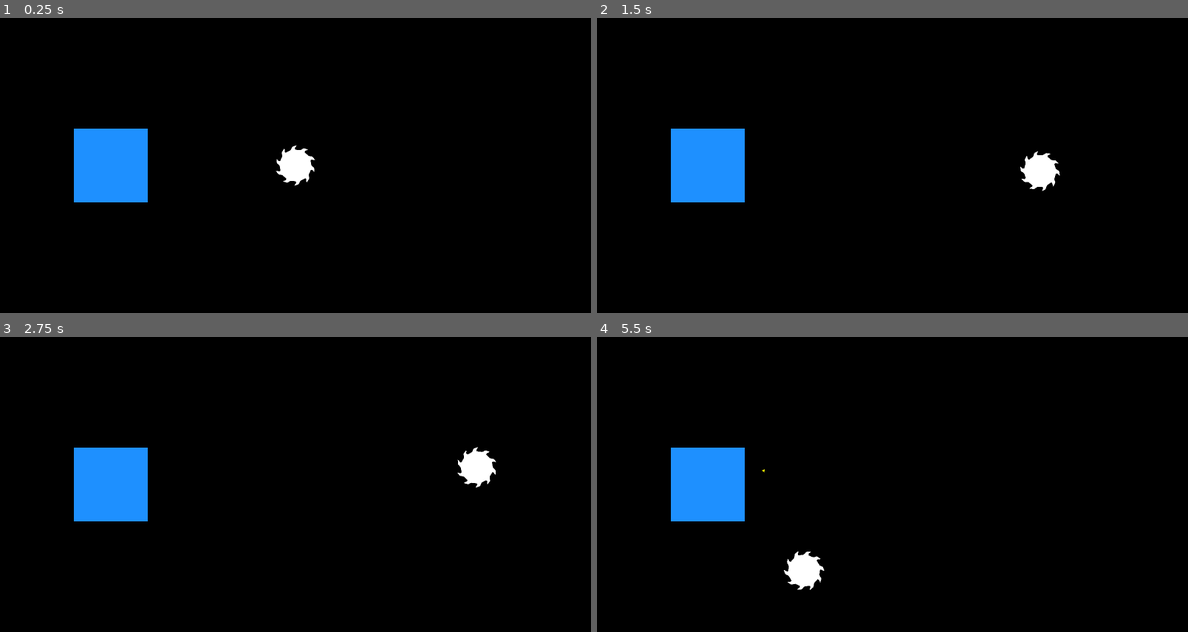
Above: before the commit, frames 1-4 (two rows, left to right).
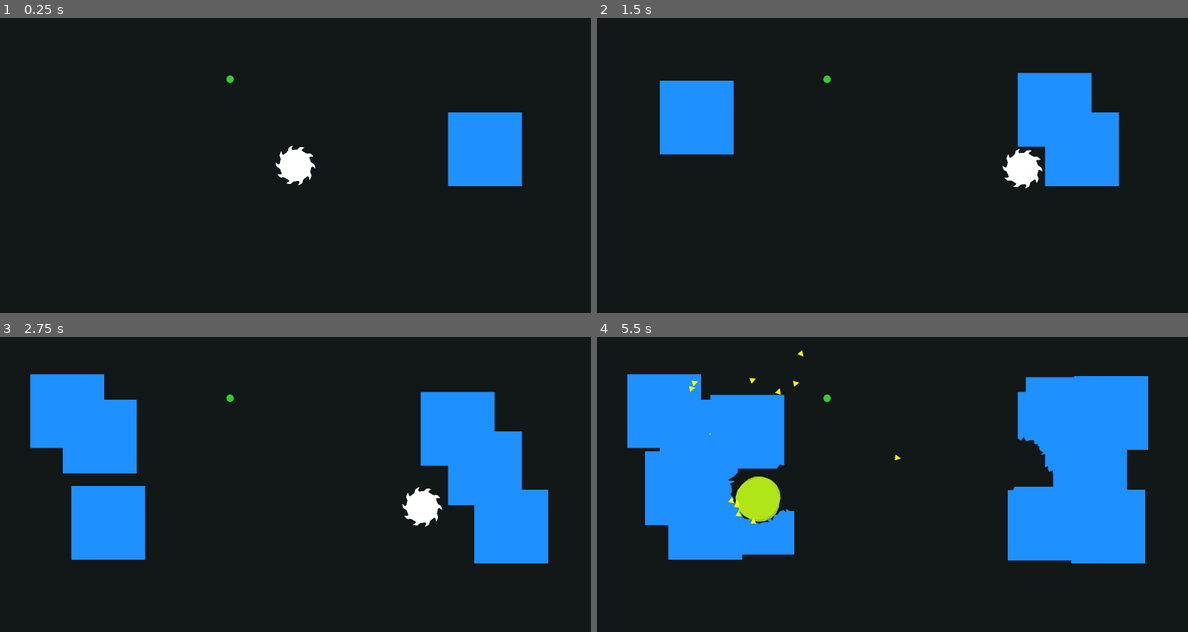
Above: after the commit, the same moments.

Repository: kelliedlynch/SpinGame
Game: Godot game, scene res://Playground/ArenaPlayground.tscn
Two runs of this game, one before a commit and one after it. Both use one fixed random seed, a clock stepped at 60 frames per second and the inputs below.
Inputs:
- Up to frame 1 (0.25 s): no input
- Up to frame 2 (1.5 s): tap Enter (ui_accept) at 0.5, 1.35 s; hold Right (ui_right) 0.53-1.28 s; hold Enter (ui_accept) 0.53-1.28 s; hold Down (ui_down) from 1.28 s (still down)
- Up to frame 3 (2.75 s): tap Enter (ui_accept) at 1.52, 1.82 s; release Down (ui_down) at 2.03 s; hold Right (ui_right) from 2.03 s (still down); hold Enter (ui_accept) from 2.03 s (still down)
- Up to frame 4 (5.5 s): release Right (ui_right) at 2.78 s; release Enter (ui_accept) at 2.78 s; hold Up (ui_up) 2.78-3.53 s; tap Enter (ui_accept) at 2.85, 3.02, 3.32, 4.35, 4.52, 4.82 s; hold Enter (ui_accept) 3.53-4.28 s; hold Left (ui_left) 3.53-5.03 s; hold Down (ui_down) from 5.03 s (still down); hold Enter (ui_accept) from 5.03 s (still down)

The runs differ from the first frame. In frame 1, 6.5% of the frame differs, in the area x 12-89%, y 19-63%; in frame 2, 10%; in frame 3, 15%; in frame 4, 25%, in the area x 5-94%, y 4-86%.

Commit message:
Began work on powerups. Physics are a little screwy again. Need to work out timing + destructor length

Diff:
--- a/Component/AnimatableHitbox.gd
+++ /dev/null
@@ -1,14 +0,0 @@
-extends AnimatableBody2D
-
-
-# Called when the node enters the scene tree for the first time.
-func _ready() -> void:
-	#collision_layer = 2
-	pass
-
-#func _on_destructor_entered_area(node):
-	#add_collision_exception_with(node.get_parent())
-	#pass
-#
-#func _on_destructor_exited_area(node):
-	#pass
--- a/Component/Destructor/Destructor.gd
+++ b/Component/Destructor/Destructor.gd
@@ -25,9 +25,10 @@
 var max_spin_speed = 10
 var min_spin_speed = 1
 var spin_speed = 3
-var spin_accel = .7
+var spin_accel = 1.7
 
-var ENLARGE_CUT = .01
+# extra margin added to destructor shape to prevent it getting stuck
+var EXPAND_CAPSULE = .03
 
 func _ready() -> void:
 	monitorable = true
@@ -56,48 +57,75 @@
 		#remove_child(next_frame)
 		next_frame.queue_free()
 
-func _on_destroyed_material(d: Destructor, mat: DestructibleEntity):
-	await get_tree().physics_frame
-	var pre_velocity = parent.linear_velocity
-	parent.linear_velocity -= parent.linear_velocity * Vector2(mat.material_resistance, mat.material_resistance)
-	var velocity = parent.linear_velocity
-	parent.get_parent().spin_speed -= mat.material_resistance
+#func _on_destroyed_material(d: Destructor, mat: DestructibleEntity):
+	#await get_tree().physics_frame
+	#var pre_velocity = parent.linear_velocity
+	#parent.linear_velocity -= parent.linear_velocity * Vector2(mat.material_resistance, mat.material_resistance)
+	#var velocity = parent.linear_velocity
+	#parent.get_parent().spin_speed -= mat.material_resistance
+func get_next_frame_destructor(vel: Vector2, delta: float) -> Array[PackedVector2Array]:
+	var next: Array[PackedVector2Array] = []
+	for child in get_children():
+		if child is CollisionPolygon2D and next_for.has(child):
+			var speed = vel.length()
+			var travel_angle = vel.angle()
+			var poly_size = PolygonMath.size_of_polygon(child.polygon)
+			var length = (poly_size.x + speed * delta) * (1 + EXPAND_CAPSULE)
+			var radius = poly_size.x / 2 * (1 + EXPAND_CAPSULE / 2)
+			var capsule = PolygonMath.generate_capsule_shape(length, radius)
+			var rotated = PolygonMath.rotate_polygon(capsule, rad_to_deg(travel_angle))
+			var translated = PackedVector2Array()
+			var offset = Vector2.from_angle(travel_angle) * (speed * delta + length / 2 - radius)
+			for pt in rotated:
+				translated.append(pt + offset)
+			next.append(translated)
+			var vis = Polygon2D.new()
+			vis.polygon = translated
+			vis.color = Color(.7, .9, .1, .4)
+			parent.visible_area.add_child(vis)
+	return next
+
 
 func _physics_process(delta: float) -> void:
 	spin_speed += spin_accel * delta
 	spin_speed = clamp(spin_speed, min_spin_speed, max_spin_speed)
-	var velocity = parent.linear_velocity
-	var speed = velocity.length()
-	for current_frame in next_for:
-		var poly_size = PolygonMath.size_of_polygon(current_frame.polygon)
-		var length = poly_size.x + speed * delta
-		var applied_speed = speed + parent.input_vector.length()
-		if applied_speed > 1:
+	#var velocity = parent.linear_velocity
+	#var speed = velocity.length()
+	#for current_frame in next_for:
+		#var travel_angle = velocity.angle()
+		#var poly_size = PolygonMath.size_of_polygon(current_frame.polygon)
+		#var length = poly_size.x + 8
+		#if speed > 1000:
+			#pass
+		##var applied_speed = speed + parent.input_vector.length()
+		##if applied_speed > 1:
+			##length += min(3, 10/applied_speed) * speed * delta
+		#var capsule = PolygonMath.generate_capsule_shape(length, poly_size.x / 2 + 1)
+		#var rotated = PolygonMath.rotate_polygon(capsule, rad_to_deg(travel_angle))
+		#var translated = PackedVector2Array()
+		#var offset = (Vector2.from_angle(travel_angle) * speed).limit_length(length - poly_size.x)
+		#for pt in rotated:
+			#translated.append(pt + offset)
+		#next_for[current_frame].polygon = translated
+		#next_for[current_frame].position = current_frame.position
 
-			length += min(5, 100/speed) * applied_speed * delta
-		var capsule = PolygonMath.generate_capsule_shape(length * (1 + ENLARGE_CUT), poly_size.x / 2 * (1 + ENLARGE_CUT / 2))
-		var rotated = PolygonMath.rotate_polygon(capsule, rad_to_deg(velocity.angle()))
-		var translated = PackedVector2Array()
-		var offset = velocity * delta
-		for pt in rotated:
-			translated.append(pt + offset)
-		next_for[current_frame].polygon = translated
-		next_for[current_frame].position = current_frame.position
-
-func _translate_to_destructible_space(entity:DestructibleEntity) -> Array[PackedVector2Array]:
+func _translate_to_destructible_space(entity:DestructibleEntity, polys: Array[PackedVector2Array] = []) -> Array[PackedVector2Array]:
+	if polys.is_empty():
+		for poly in get_children():
+			if !(poly is CollisionPolygon2D) or next_for.has(poly): continue
+			#if !(poly is CollisionPolygon2D): continue
+			polys.append(poly.polygon)
 	var translated: Array[PackedVector2Array] = []
-	for poly in get_children():
-		if !(poly is CollisionPolygon2D) or next_for.has(poly): continue
-		#if !(poly is CollisionPolygon2D): continue
+	for poly in polys:
 		var new_poly: PackedVector2Array = []
-		for pt in poly.polygon:
-			new_poly.append(entity.destructible_area.to_local((poly.to_global(pt))))
+		for pt in poly:
+			new_poly.append(entity.destructible_area.to_local((to_global(pt))))
 		translated.append(new_poly)
 	return translated
 
-func apply_destructor_to_destructible(entity: DestructibleEntity) -> Array[PackedVector2Array]:
+func apply_destructor_to_destructible(entity: DestructibleEntity, polys: Array[PackedVector2Array] = []) -> Array[PackedVector2Array]:
 	#print(cutting_power())
-	var translated = _translate_to_destructible_space(entity)
+	var translated = _translate_to_destructible_space(entity, polys)
 	# TODO: look at physicsserver2d shapes for this instead. currently just expanding hitbox to ensure
 	#       player doesn't get trapped
 	var offset: Array[PackedVector2Array] = []
--- a/Component/VisibleArea.gd
+++ b/Component/VisibleArea.gd
@@ -1,7 +1,2 @@
 extends Node2D
 class_name VisibleArea
-
-static func create_new(poly: Array[PackedVector2Array]) -> VisibleArea:
-	var n = VisibleArea.new()
-	n.polygons = poly
-	return n
--- a/Entity/DestructibleEntity.gd
+++ b/Entity/DestructibleEntity.gd
@@ -9,20 +9,20 @@
 
 # TODO: these should probably not be an absolute size; should probably calculate based on rendered size
 #		because polygons can be any size and are scaled when rendered
-var material_chunk_size = Vector2(8, 8)
+var material_chunk_size = Vector2(16, 16)
 # multiplier based on screen size; min length of side when simplifying polygon
 var SIMPLIFY_THRESHOLD = .005
 # multiplier based on screen size; chunks smaller than this will just vanish
 var PRUNE_THRESHOLD = .005
 # chunks smaller than this will break off and decay
-var DECAY_THRESHOLD = .02
+var DECAY_THRESHOLD = .025
 
 # this is the maximum number of chunks that can break off when a destructor hits
 var material_chunk_quantity = 20
 
 const CUT_INERTIA = .1
 var material_hardness = 8
-var material_resistance = .05
+var material_resistance = .1
 var material_max_cut_speed = 300
 var material_linear_damp = 20
 
@@ -34,21 +34,11 @@
 signal destructor_destroyed_material
 
 func _init():
-	#super._init()
 	color = Color.DODGER_BLUE
-	#polygons_updated.connect(_on_polygons_updated)
 
 func _ready() -> void:
 	was_destroyed.connect(_on_was_destroyed)
-	#destructible_area.destructor_entered_watch_area.connect(_on_destructor_entered_watch_area)
-	destructible_area.destructor_entered_destructible_area.connect(_on_destructor_entered_destructible_area)
-	destructible_area.destructor_exited_destructible_area.connect(_on_destructor_exited_destructible_area)
-	destructible_area.destructor_exited_watch_area.connect(_on_destructor_exited_watch_area)
 	super._ready()
-
-func _on_body_entered_test(node):
-	print("body entered destructible area")
-
 
 func _on_was_destroyed():
 	queue_free()
@@ -99,15 +89,17 @@
 	frag.polygon = poly
 	add_sibling(frag)
 
-
 func _is_decayable(poly: PackedVector2Array) -> bool:
+	# TODO: this should happen after a cut ends, instead of immediately
 	var size = PolygonMath.size_of_polygon(poly)
 	var screen = get_viewport_rect().size
 	var decay_size = max(screen.x, screen.y) * DECAY_THRESHOLD
 	if size.x < decay_size and size.y < decay_size:
 		return true
-	if size.x < decay_size * 1.5 or size.y < decay_size * 1.5:
-		var area = PolygonMath.area_of_polygon(poly)
+	var area = PolygonMath.area_of_polygon(poly)
+	if area < pow(decay_size, 1.5):
+		return true
+	if size.x < decay_size * 2 or size.y < decay_size * 2:
 		return area < pow(decay_size, 2)
 	return false
 
@@ -147,60 +139,3 @@
 		#print(Vector2.from_angle(offset))
 		frag.velocity = out_vec * speed
 		add_sibling(frag)
-
-
-func _on_destructor_entered_destructible_area(node):
-	if !(node is Destructor): return
-	#node.cut_state = node.CutState.CUTTING
-	#node.target = self
-	#print("destructor entered destructible area")
-	#if node.cut_state == node.CutState.READY and node.last_cut_state != node.CutState.CUTTING:
-		#destructor_destroyed_material.connect(node._on_destroyed_material)
-		#active_destructors[node] = node
-		#node.cut_state = node.CutState.CUTTING
-	pass
-
-func _on_destructor_entered_watch_area(node):
-
-	pass
-
-func _on_destructor_exited_watch_area(node):
-	#hitbox.remove_collision_exception_with(node.get_parent())
-	#print("destructor exited watch area")
-	#active_destructors.erase(node)
-	pass
-
-func _on_destructor_exited_destructible_area(node):
-	if !(node is Destructor): return
-	#node.cut_state = node.CutState.NOT_READY
-	#node.target = null
-	#print("destructor exited destructible area")
-	#if destructor_destroyed_material.is_connected(node._on_destroyed_material):
-		#destructor_destroyed_material.disconnect(node._on_destroyed_material)
-	#active_destructors.erase(node)
-	#if node.cut_state == node.CutState.CUTTING:
-		#node.cut_state = node.CutState.NOT_READY
-
-
-
-
-#func _physics_process(_delta: float) -> void:
-	##print(hitbox.sleeping)
-	#for destructor in active_destructors:
-		##print("player velocity ", destructor.get_parent().linear_velocity)
-		#if destructor.cut_state == destructor.CutState.CUTTING:
-			#apply_destructor(destructor)
-		#elif destructor.last_cut_state == destructor.CutState.CUTTING:
-			#if destructor_destroyed_material.is_connected(destructor._on_destroyed_material):
-				#destructor_destroyed_material.disconnect(destructor._on_destroyed_material)
-			#active_destructors.erase(destructor)
-		#print(active_destructors.size())
-		#if destructor.get_parent().get_parent().cutting_power() < material_hardness:
-			##print("in ", node.get_parent().get_parent().cutting_power())
-			#hitbox.remove_collision_exception_with(destructor.get_parent())
-			#active_destructors.erase(destructor)
-		#hitbox.remove_collision_exception_with(destructor.get_parent())
-
-	#for ex in collision_exceptions:
-		#hitbox.add_collision_exception_with(ex)
-	#collision_exceptions.clear()
--- /dev/null
+++ b/Entity/Powerup.gd
@@ -0,0 +1,66 @@
+extends SGEntityBase
+class_name Powerup
+
+@onready var hitbox: Area2D = $Hitbox
+@onready var visible_area: VisibleArea = $VisibleArea
+
+var target: Player
+
+var duration = 0
+var ticking_down = false
+
+var lifespan = -1
+var in_world = false
+
+var prev_speed = 0
+
+var call_on_collect: Callable = Callable(self, "_on_collect")
+var call_on_process: Callable = Callable(self, "_on_process")
+
+func _ready():
+	hitbox.monitoring = true
+	hitbox.monitorable = true
+	hitbox.collision_layer = 2
+	hitbox.collision_mask = 5
+	hitbox.body_entered.connect(_on_body_entered)
+	hitbox.area_entered.connect(_on_body_entered)
+	in_world = true
+	duration = 3
+	update_all_polygons([PolygonMath.generate_circle_polygon(10)])
+	for child in visible_area.get_children():
+		if child is Polygon2D:
+			child.color = Color.LIME_GREEN
+
+func _on_body_entered(node):
+	if node is PlayerHitbox:
+		target = node.get_parent()
+		_collect(node)
+		pass
+
+func _collect(node):
+	call_on_collect.call()
+	for child in get_children():
+		child.queue_free()
+
+func _on_collect():
+	prev_speed = target.destructor.spin_speed
+	target.destructor.spin_speed += 10
+	target.destructor.max_spin_speed += 2
+	target.destructor.spin_accel += 2
+	ticking_down = true
+
+func _on_process(delta):
+	if ticking_down == true:
+		duration -= delta
+		if duration <= 0:
+			ticking_down = false
+			_on_expire()
+
+func _on_expire():
+	target.destructor.spin_speed = prev_speed
+	target.destructor.max_spin_speed -= 2
+	target.destructor.spin_accel -= 2
+	queue_free()
+
+func _process(delta: float) -> void:
+	call_on_process.call(delta)
--- /dev/null
+++ b/Entity/Powerup.tscn
@@ -0,0 +1,12 @@
+[gd_scene load_steps=3 format=3 uid="uid://c4j8kv143vmos"]
+
+[ext_resource type="Script" path="res://Entity/Powerup.gd" id="1_6fho4"]
+[ext_resource type="Script" path="res://Component/VisibleArea.gd" id="3_4uyub"]
+
+[node name="Powerup" type="Node2D"]
+script = ExtResource("1_6fho4")
+
+[node name="Hitbox" type="Area2D" parent="."]
+
+[node name="VisibleArea" type="Node2D" parent="."]
+script = ExtResource("3_4uyub")
--- a/Entity/SGEntityBase.gd
+++ b/Entity/SGEntityBase.gd
@@ -50,9 +50,6 @@
 func _make_new_shape(poly, child_type, component):
 	var n = ClassDB.instantiate(child_type)
 	n.polygon = poly
-	if Geometry2D.is_polygon_clockwise(poly) == true:
-		var a = Geometry2D.is_polygon_clockwise(n.polygon)
-		pass
 	if child_type == "Polygon2D":
 		n.color = color
 		#n.scale = entity_scale
--- a/Player/Player.gd
+++ b/Player/Player.gd
@@ -18,7 +18,7 @@
 
 	super._ready()
 
-func _process(delta: float) -> void:
-
-	var r = destructor.spin_speed * delta / 4
-	visible_area.rotate(r)
+#func _process(delta: float) -> void:
+#
+	#var r = pow(destructor.spin_speed, 2) * delta / 10
+	#visible_area.rotate(r)
--- a/Player/PlayerHitbox.gd
+++ b/Player/PlayerHitbox.gd
@@ -11,14 +11,13 @@
 
 @onready var parent: Player = get_parent()
 @onready var destructor: Destructor = $Destructor
+@onready var visible_area: VisibleArea = $VisibleArea
 
 func _ready() -> void:
 	contact_monitor = true
-	max_contacts_reported = 3
-	#body_entered.connect(_on_body_entered)
+	max_contacts_reported = 5
 	body_exited.connect(_on_body_exited)
 	lock_rotation = true
-
 #
 func _on_body_exited(node):
 	if node is AnimatableBody2D:
@@ -29,7 +28,7 @@
 	input_vector = Vector2.ZERO
 	state.linear_velocity = state.linear_velocity.limit_length(max_speed)
 
-	var test = move_and_collide(state.linear_velocity * state.step, true, .08, false)
+	var test = move_and_collide(state.linear_velocity * state.step, true, .08, true)
 	###print(state.transform)
 	if test != null and test.get_collider() is DestructibleHitbox:
 		#print("before ", state.linear_velocity)
@@ -47,30 +46,37 @@
 
 		if destructor.cut_state == destructor.CutState.CUTTING:
 			if destructor.cutting_power() >= destructible.material_hardness - destructible.CUT_INERTIA:
+				print(begin_cut_velocity.length())
 				var travel = test.get_travel()
 				var dist = travel.length()
-				var safe_dist = max(abs(dist) - destructible.material_max_cut_speed * state.step - 1, 0)
+				#var safe_dist = max(abs(dist) - destructible.material_max_cut_speed * state.step - 1, 0)
 
 				var angle = travel.angle()
 				var vec = Vector2.from_angle(angle)
-				var safe_vec = safe_dist * vec
-				move_and_collide(safe_vec, false, .08, false)
-				var destructed = destructor.apply_destructor_to_destructible(destructible)
+				#var safe_vec = safe_dist * vec
+				move_and_collide(travel.limit_length(dist - 1), false, .08, false)
+				begin_cut_velocity = begin_cut_velocity.limit_length(begin_cut_velocity.length() - destructible.material_linear_damp)
+				var material_limited_velocity = state.linear_velocity.limit_length(destructible.material_max_cut_speed)
+				var next_frame_shape = destructor.get_next_frame_destructor(material_limited_velocity, state.step)
+				var destructed = destructor.apply_destructor_to_destructible(destructible, next_frame_shape)
 				destructible.update_destructed(destructed)
 
-				begin_cut_velocity = begin_cut_velocity.limit_length(begin_cut_velocity.length() - destructible.material_linear_damp)
-				var material_limited_velocity = state.linear_velocity.limit_length(destructible.material_max_cut_speed)
+
 				state.linear_velocity = material_limited_velocity if material_limited_velocity.length() < begin_cut_velocity.length() else begin_cut_velocity
 				state.linear_velocity = state.linear_velocity.limit_length(max_speed)
 				state.integrate_forces()
+				return
 			else:
 				#move_and_collide(state.linear_velocity * state.step)
 				destructor.cut_state = destructor.CutState.READY
-				state.linear_velocity = begin_cut_velocity
+				var exit_speed = max(destructor.target.material_max_cut_speed, begin_cut_velocity.length())
+				state.linear_velocity = Vector2.from_angle(state.linear_velocity.angle()) * exit_speed
 				begin_cut_velocity = Vector2.ZERO
 				custom_integrator = false
-	else:
+	elif test == null and destructor.cut_state == destructor.CutState.CUTTING:
 		destructor.cut_state = destructor.CutState.READY
+		var exit_speed = max(destructor.target.material_max_cut_speed, begin_cut_velocity.length())
+		state.linear_velocity = Vector2.from_angle(state.linear_velocity.angle()) * exit_speed
 		begin_cut_velocity = Vector2.ZERO
 		custom_integrator = false
 
--- a/Playground/ArenaPlayground.gd
+++ b/Playground/ArenaPlayground.gd
@@ -1,28 +1,33 @@
 extends Node2D
 
-#@onready var player = $Player
+var spawn_side = true
 
-# Called when the node enters the scene tree for the first time.
 func _ready() -> void:
-	RenderingServer.set_default_clear_color(Color.BLACK)
-	#$Arena.remove_child($Arena/ArenaPhysicsArea)
-	var new_destructible = preload("res://Entity/DestructibleEntity.tscn").instantiate()
-	new_destructible.position = Vector2(300, 400)
+	RenderingServer.set_default_clear_color(Color(.07, .09, .09, 1))
 
-	#new_destructible.entity_scale = Vector2(1.5, 1.5)
-	#new_destructible.update_all_polygons([PolygonMath.DEFAULT_POLYGON])
-	add_child(new_destructible)
 	var player = preload("res://Player/Player.tscn").instantiate()
-
 	player.position = get_viewport_rect().size / 2
 	#player.position = $Arena.spawn_point
 	add_child(player)
-	#player.entity_scale = Vector2(.2, .2)
-	#player.update_scale(Vector2(.3, .3))
+	#player.destructor.min_spin_speed = 10
 
+	spawn_destructible()
+
+	var powerup = preload("res://Entity/Powerup.tscn").instantiate()
+	var spawn_loc = Vector2(randi_range(600, 820), randi_range(80, 300))
+	powerup.position = spawn_loc
+	add_child(powerup)
 
 func _process(delta: float) -> void:
 	if Input.is_action_just_pressed("ui_accept"):
-		var new_destructible = preload("res://Entity/DestructibleEntity.tscn").instantiate()
-		new_destructible.position = Vector2(300, 400)
-		add_child(new_destructible)
+		spawn_destructible()
+
+func spawn_destructible():
+	var new_destructible = preload("res://Entity/DestructibleEntity.tscn").instantiate()
+	var spawn_loc = Vector2(randi_range(180, 480), randi_range(180, 520))
+	if spawn_side == true:
+		spawn_loc = Vector2(spawn_loc.x + 940, spawn_loc.y)
+	spawn_side = !spawn_side
+	new_destructible.position = spawn_loc
+	add_child(new_destructible)
+	new_destructible.was_destroyed.connect(spawn_destructible)
--- a/Utility/PolygonMath.gd
+++ b/Utility/PolygonMath.gd
@@ -53,8 +53,8 @@
 			continue
 		var ba = prev_pt - poly[i]
 		var bc = poly[i+1] - poly[i]
-		var angle = rad_to_deg(abs(ba.angle_to(bc)))
-		var at = (360 * angle_threshold)
+		#var angle = rad_to_deg(abs(ba.angle_to(bc)))
+		#var at = (360 * angle_threshold)
 		#if (angle > at and angle < 180 - at) or (angle > 180 + at and angle < 360 - at):
 			#simplified.append(poly[i])
 			#prev_pt = poly[i]
@@ -88,13 +88,14 @@
 	for i in poly.size() - 1:
 		a += poly[i].x * poly[i+1].y
 		b += poly[i].y * poly[i+1].x
+	a += poly[-1].x * poly[0].y
+	b += poly[-1].y * poly[0].x
 	return (a - b) / 2
 
 static func merge_recursive(polys: Array[PackedVector2Array]) -> Array[PackedVector2Array]:
 	var orig_size = polys.size()
 	if orig_size == 1: return polys
 	var merged: Array[PackedVector2Array] = []
-	var remove_indices = []
 
 	var i = 0
 	while i < orig_size - 1:
@@ -117,8 +118,6 @@
 
 	if orig_size == size_after:
 		for j in size_after:
-			var a = 0
-			var b = 0
 			if merged[j] == polys[j]:
 				continue
 			matched = false
@@ -130,17 +129,17 @@
 
 	return merge_recursive(merged)
 
-static func generate_capsule_shape(len, r) -> PackedVector2Array:
+static func generate_capsule_shape(capsule_length, r) -> PackedVector2Array:
 	var polys: Array[PackedVector2Array] = [PackedVector2Array(), PackedVector2Array(), PackedVector2Array()]
 	var circle = generate_circle_polygon(r)
-	if len <= r * 2 + 10: return circle
+	if capsule_length <= r * 2 + 10: return circle
 	for pt in circle:
-		polys[0].append(Vector2(pt.x - len / 2 + r, pt.y))
-		polys[2].append(Vector2(pt.x + len / 2 - r, pt.y))
-	var rect: PackedVector2Array = [Vector2(-(len / 2 - r), -r),\
-				Vector2(len / 2 - r, -r),\
-				Vector2(len / 2 - r, r),\
-				Vector2(-(len / 2 - r), r)]
+		polys[0].append(Vector2(pt.x - capsule_length / 2 + r, pt.y))
+		polys[2].append(Vector2(pt.x + capsule_length / 2 - r, pt.y))
+	var rect: PackedVector2Array = [Vector2(-(capsule_length / 2 - r), -r),\
+				Vector2(capsule_length / 2 - r, -r),\
+				Vector2(capsule_length / 2 - r, r),\
+				Vector2(-(capsule_length / 2 - r), r)]
 	polys[1] = rect
 	var merged = merge_recursive(polys)[0]
 	return merged
